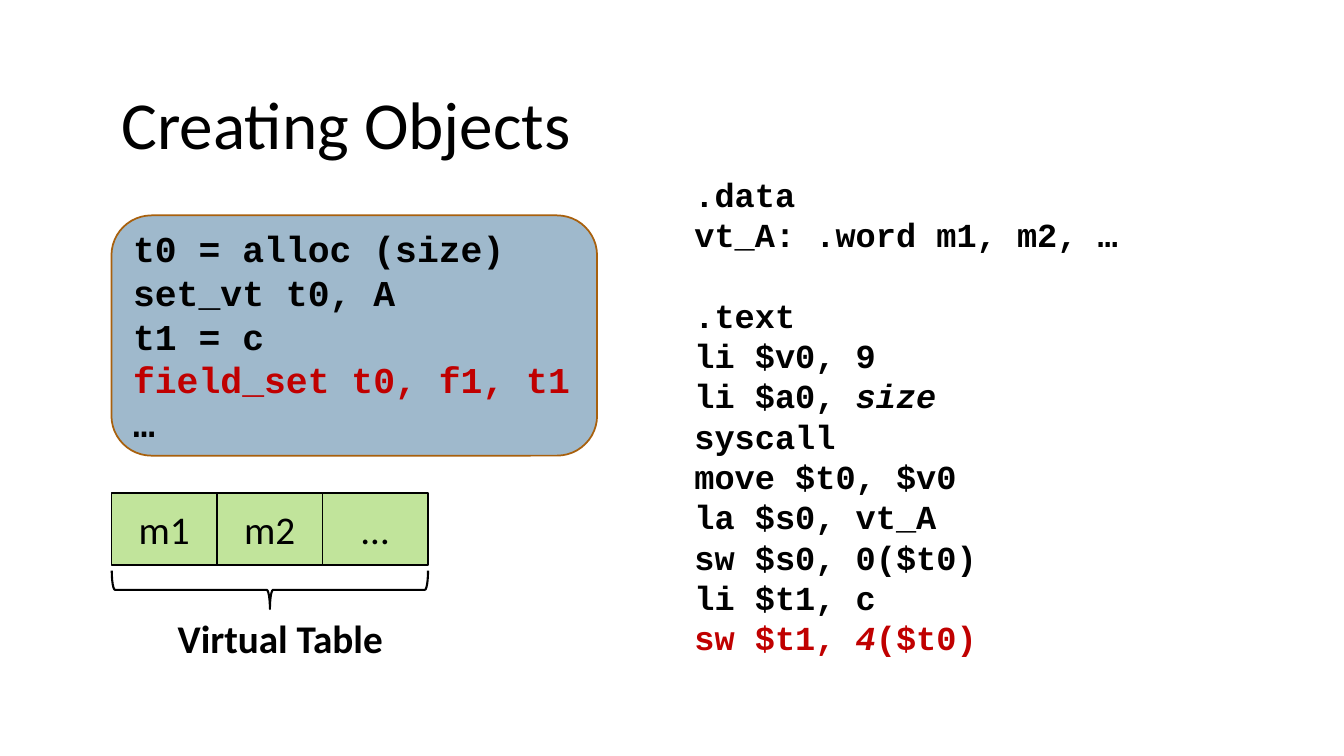
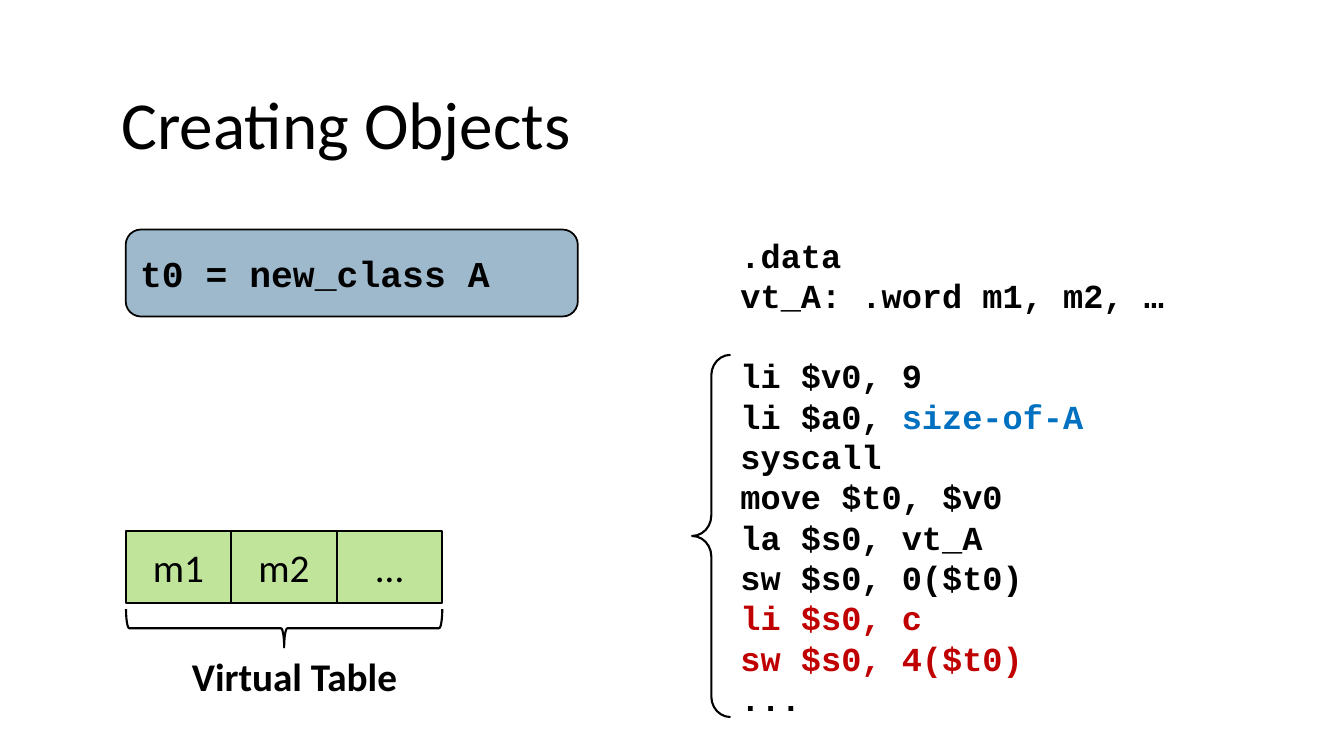
Before and after one commit to nivshani/compilation, a slide deck: slide 87 of slides/codegen.pptx. Drawn at 1344x756 pixels with LibreOffice and Linux fonts; fonts in the diff are those of the drawing. Boxes give left, top, right and bottom in pixels: in the first picture for what was removed or moved away, otherwise in the second. Text is boxed around its words. In the diff, an @@ line names an element or a change of style, - is before the commit and + after.

```diff
--- a/slides/codegen.pptx
+++ b/slides/codegen.pptx
@@ rounded rectangle removed at [112, 216, 598, 456] @@
-t0 = alloc (size)
-set_vt t0, A
-t1 = c
-field_set t0, f1, t1
-…
@@ rounded rectangle added at [126, 230, 579, 317], fill #40749B at 50% opacity, outline #000000 1.25 pt, 26 pt, text #000000, bold @@
+t0 = new_class A
@@ text ".data": place and size @@
-text ".data" at [694, 182, 1078, 657]
+text ".data" at [740, 243, 1124, 678]
@@ text at [694, 305, 795, 329]: paragraph removed @@
-.text
@@ left brace added at [693, 355, 731, 717], outline #000000 1.5 pt @@
@@ text at [740, 404, 1084, 435]: text changed; text colour #000000 to #0070C0 @@
-li $a0, size
+li $a0, size-of-A
@@ 3 rectangles, 1 text, 1 left brace: place and size @@
-3 rectangles, 1 text, 1 left brace at [112, 493, 429, 654]
+3 rectangles, 1 text, 1 left brace at [126, 531, 443, 692]
@@ text at [740, 606, 1023, 678]: text changed @@
-li $t1, c
-sw $t1, 4($t0)
+li $s0, c
+sw $s0, 4($t0)
+...
```
Also in this commit, not shown: 17 other slides changed, 5 slides added, 1 other file.
